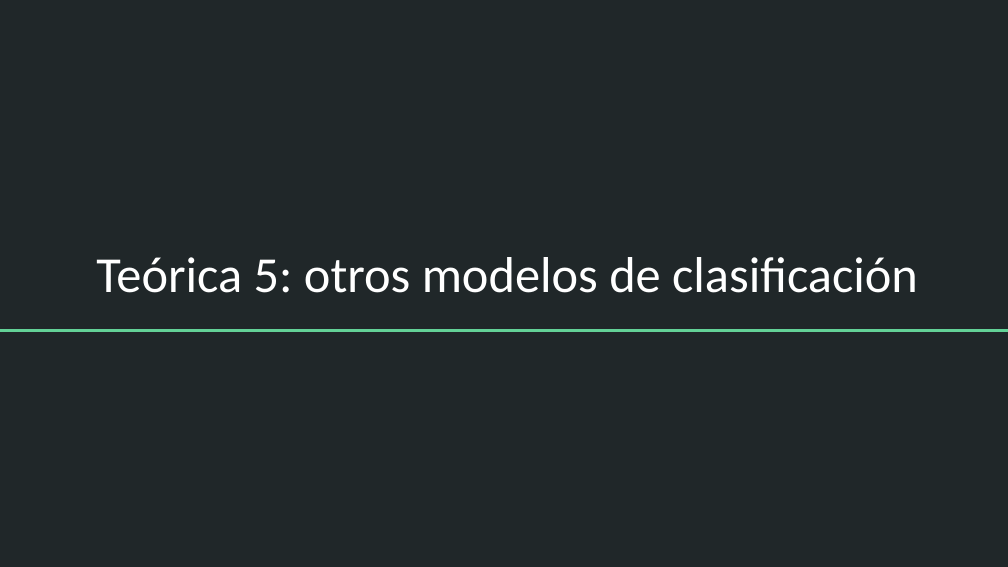
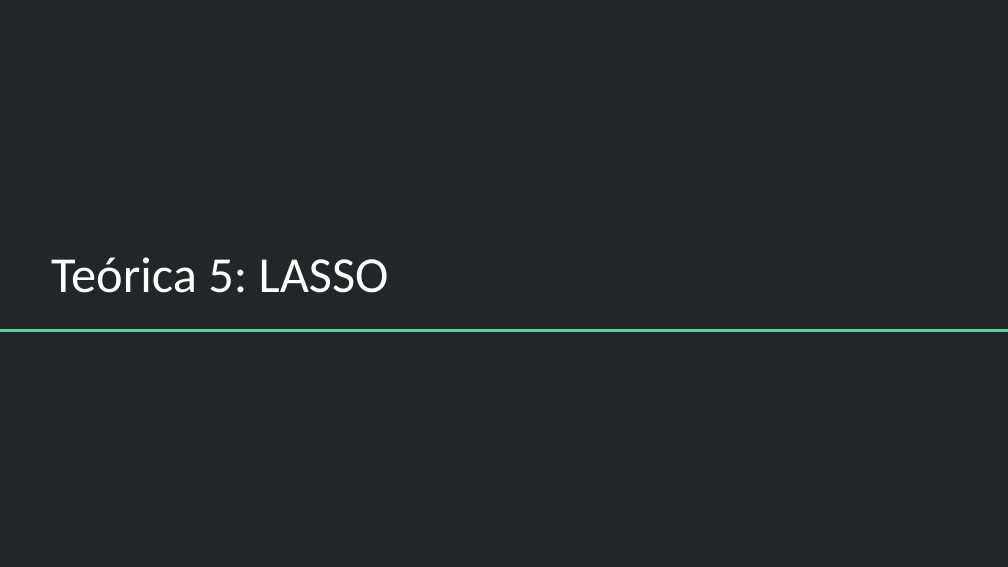
Before and after one commit to DCSCyHD/2023_modulo_3, a slide deck: slide 4 of clase5/teorica_5.pptx. Drawn at 1008x567 pixels with LibreOffice and Linux fonts; fonts in the diff are those of the drawing. Boxes give left, top, right and bottom in pixels: in the first picture for what was removed or moved away, otherwise in the second. Text is boxed around its words. In the diff, an @@ line names an element or a change of style, - is before the commit and + after.

```diff
--- a/clase5/teorica_5.pptx
+++ b/clase5/teorica_5.pptx
@@ title at (51,257,389,293): text changed @@
-Teórica 5: otros modelos de clasificación
+Teórica 5: LASSO
```
Also in this commit, not shown: 6 other slides changed, 9 slides added, 17 slides removed, 6 other files.
